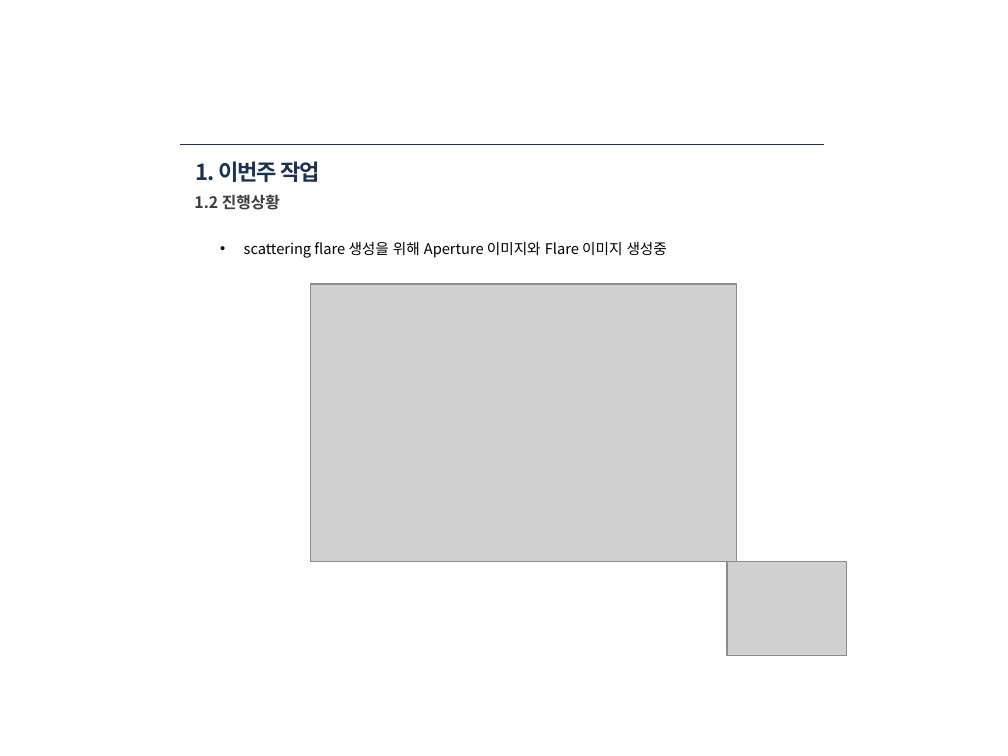
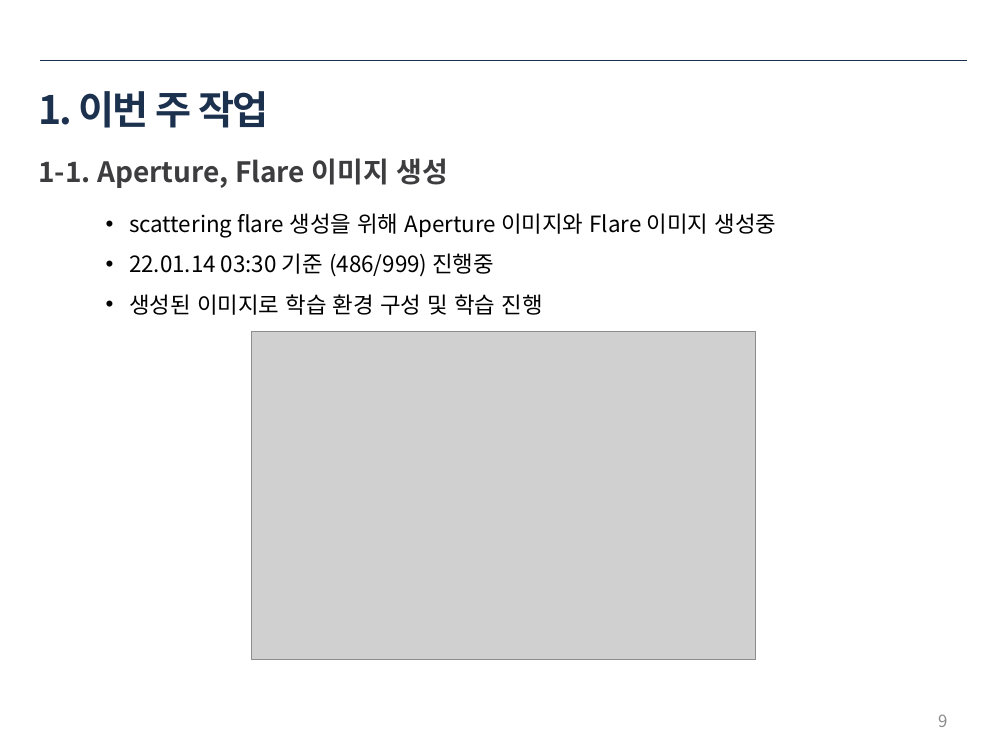
Before and after one commit to ssh6189/2022.01.15, a slide deck: slide 9 of 2022년 1월 15일 용접자동화로봇.pptx (slide 16 before the commit). Drawn at 1008x756 pixels with LibreOffice and Linux fonts; fonts in the diff are those of the drawing; grey boxes stand for pictures. Boxes give left, top, right and bottom in pixels: in the first picture for what was removed or moved away, otherwise in the second. Text is boxed around its words. In the diff, an @@ line names an element or a change of style, - is before the commit and + after.

```diff
--- a/2022년 1월 15일 용접자동화로봇.pptx
+++ b/2022년 1월 15일 용접자동화로봇.pptx
@@ line moved from (180, 144) - (824, 144) to (40, 60) - (967, 60) @@
@@ title at (x1=38, y1=91, x2=268, y2=128): text changed; size 15.8 to 28 pt @@
-1. 이번주 작업
+1. 이번 주 작업
@@ text added at (x1=38, y1=158, x2=449, y2=188), 20 pt, text #3D3C3E, bold @@
+1-1. Aperture, Flare 이미지 생성
@@ text "scattering flare 생성을 위해 Aperture ..." moved from (x1=244, y1=242, x2=667, y2=258) to (x1=129, y1=213, x2=776, y2=315) @@
@@ text removed at (x1=194, y1=194, x2=280, y2=210) @@
-1.2 진행상황
@@ text at (x1=129, y1=213, x2=776, y2=238): size 10.5 to 16 pt in "scattering flare 생성을 위해 Aperture 이미지와 Flare ..." @@
@@ text at (x1=129, y1=253, x2=543, y2=315): paragraphs added @@
+• 22.01.14 03:30 기준 (486/999) 진행중
+• 생성된 이미지로 학습 환경 구성 및 학습 진행
@@ picture resized from (x1=310, y1=284, x2=737, y2=561) to (x1=252, y1=332, x2=755, y2=659) @@
@@ picture removed at (x1=727, y1=561, x2=846, y2=656) @@
@@ page number added at (x1=938, y1=714, x2=947, y2=727), 12 pt, text #8C8C8C @@
+9
```
Also in this commit, not shown: 3 other slides changed, 4 slides added, 11 slides removed, 1 other file.
